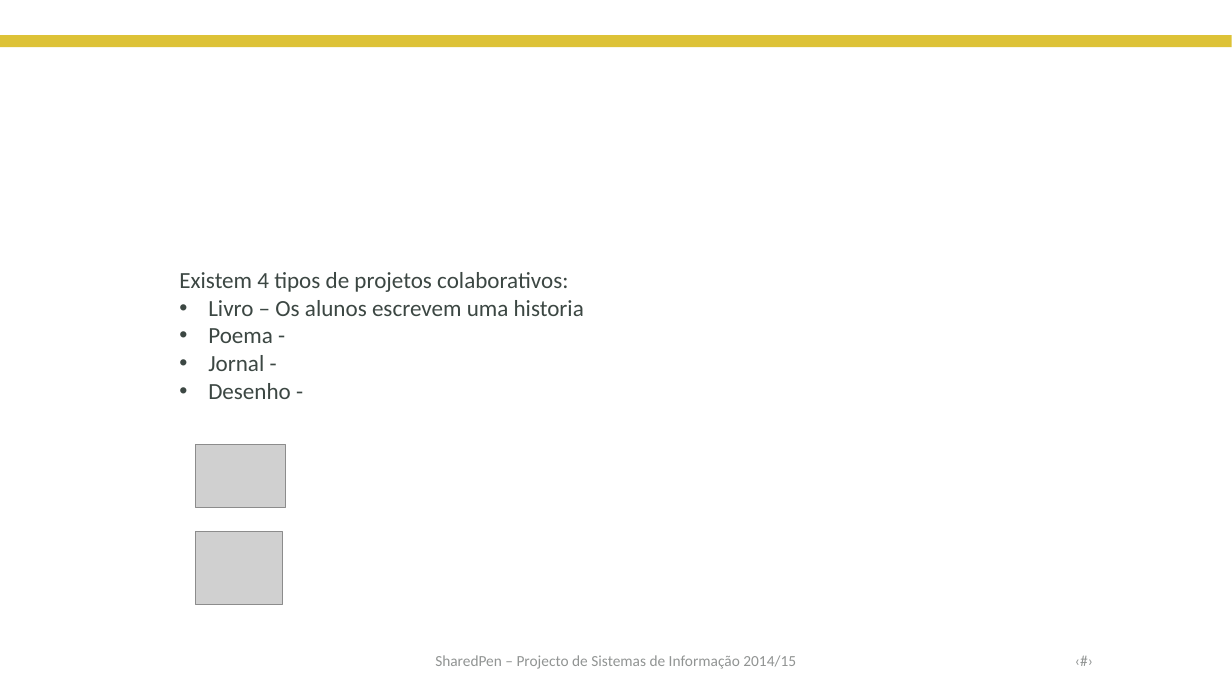
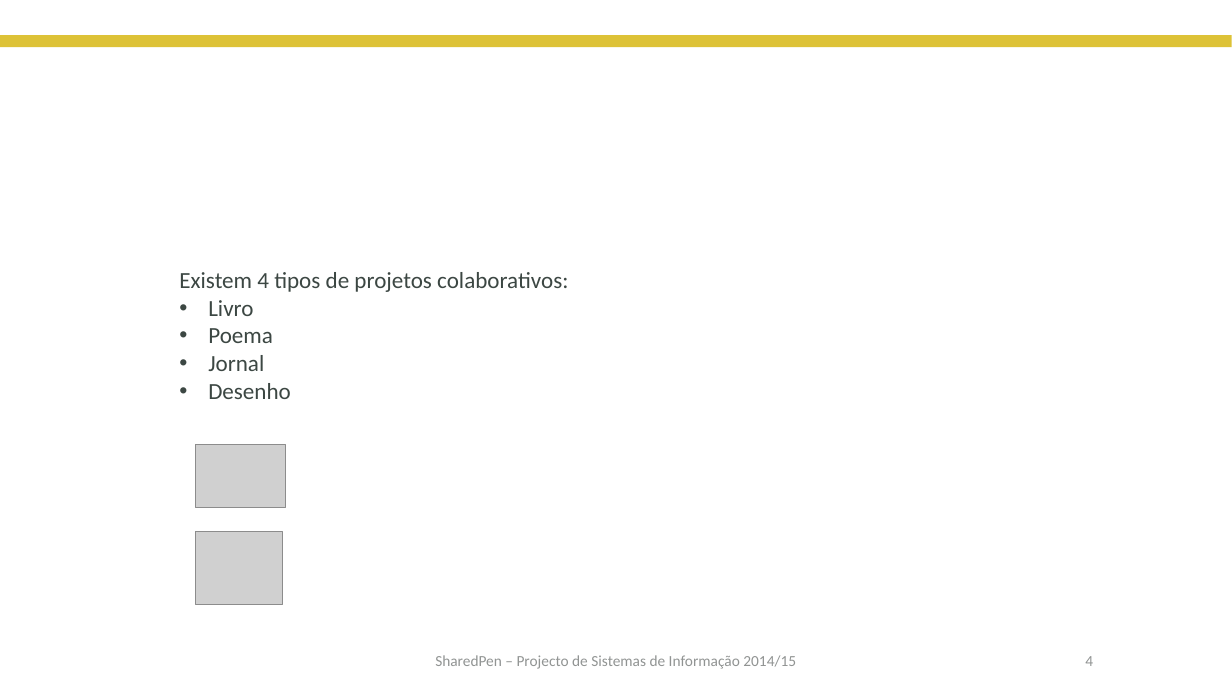
Before and after one commit to claudioRcarvalho/sharedpen_doc, a slide deck: slide 4 of Apresentação_Professoras.pptx. Drawn at 1232x693 pixels with LibreOffice and Linux fonts; fonts in the diff are those of the drawing; grey boxes stand for pictures; background and template pictures are left out. Boxes give left, top, right and bottom in pixels: in the first picture for what was removed or moved away, otherwise in the second. Text is boxed around its words. In the diff, an @@ line names an element or a change of style, - is before the commit and + after.

```diff
--- a/Apresentação_Professoras.pptx
+++ b/Apresentação_Professoras.pptx
@@ text at (208,300,291,399): text changed @@
-• Livro – Os alunos escrevem uma historia
-• Poema -
-• Jornal -
-• Desenho -
+• Livro
+• Poema
+• Jornal
+• Desenho
@@ text removed at (904,642,1103,679) @@
-‹#›
@@ page number added at (1085,656,1093,666), 12 pt, text #929594 @@
+4
```
Also in this commit, not shown: 9 other slides changed.
